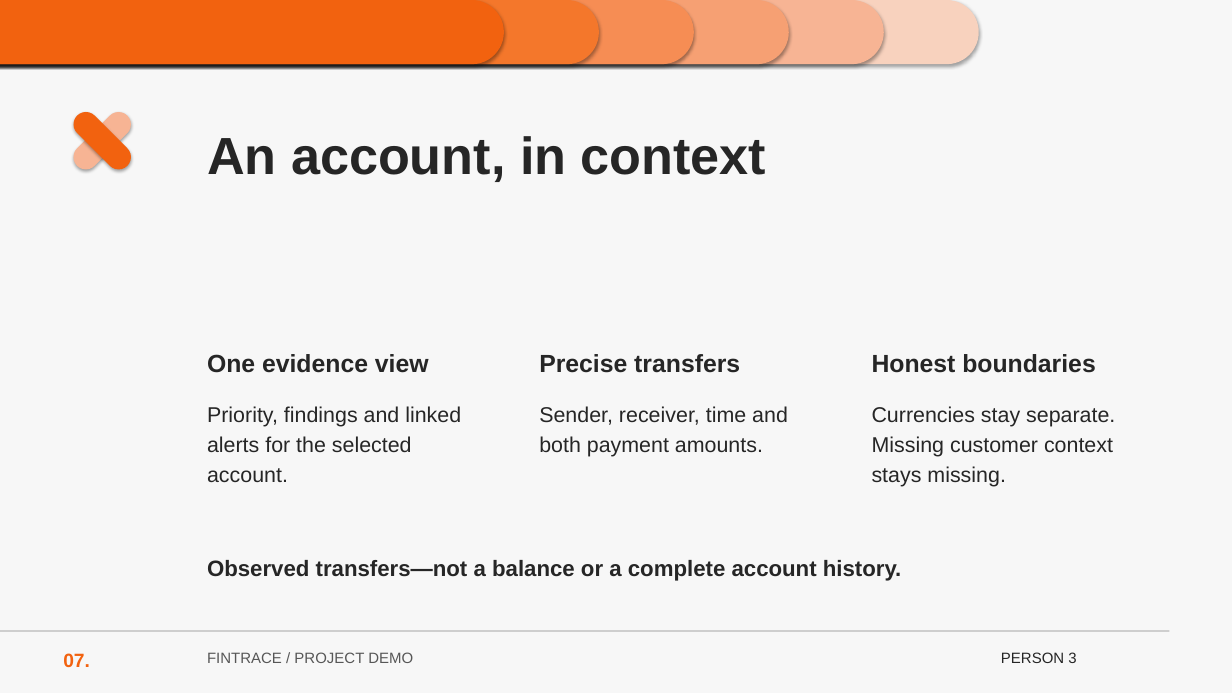
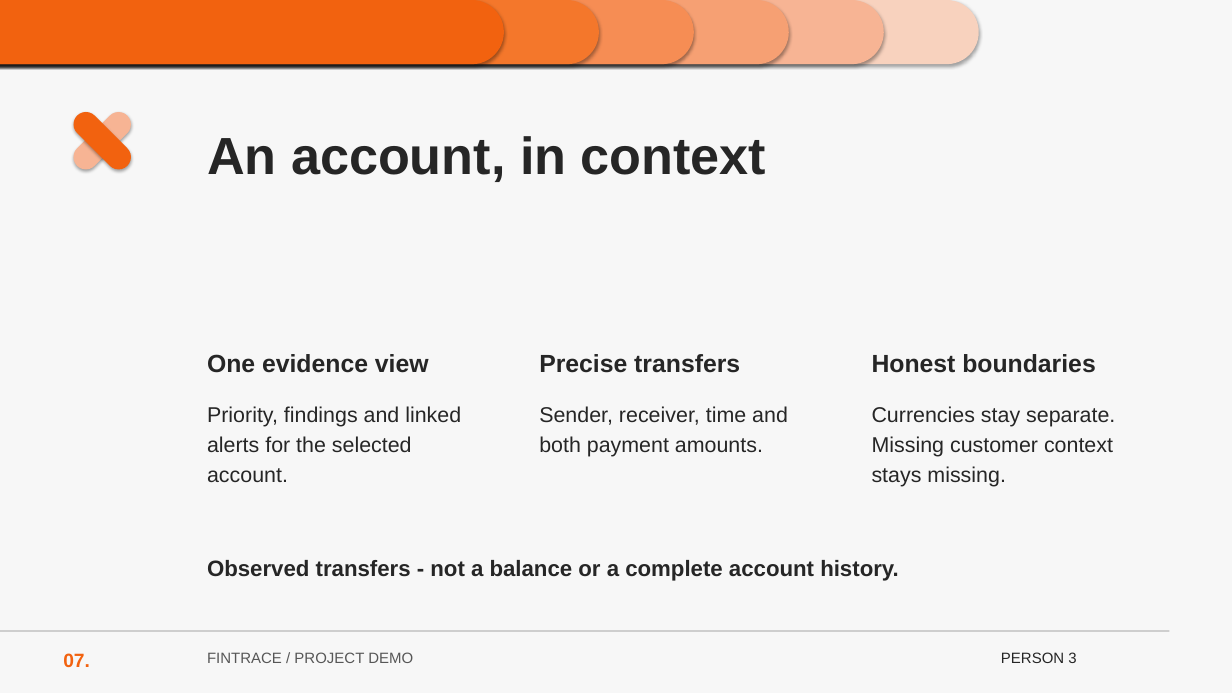
Before and after one commit to KnightFang36/FinTrace, a slide deck: slide 7 of docs/PRESENTATION.pptx. Drawn at 1232x693 pixels with LibreOffice and Linux fonts; fonts in the diff are those of the drawing. Boxes give left, top, right and bottom in pixels: in the first picture for what was removed or moved away, otherwise in the second. Text is boxed around its words. In the diff, an @@ line names an element or a change of style, - is before the commit and + after.

```diff
--- a/docs/PRESENTATION.pptx
+++ b/docs/PRESENTATION.pptx
@@ text at bbox=[207, 560, 899, 581]: text changed @@
-Observed transfers—not a balance or a complete account history.
+Observed transfers - not a balance or a complete account history.
```
Also in this commit, not shown: 4 other slides changed, 2 other files.
